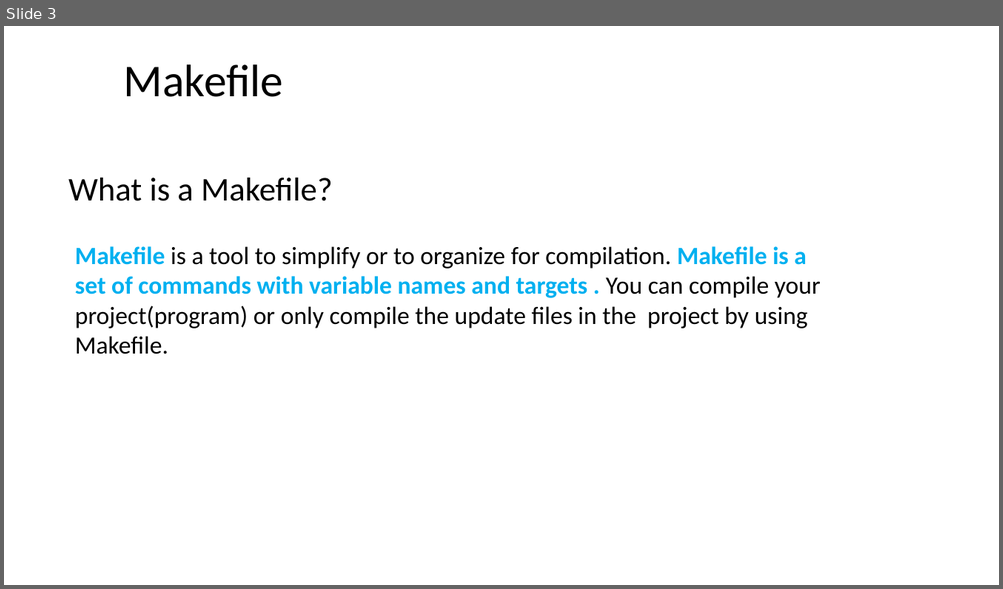
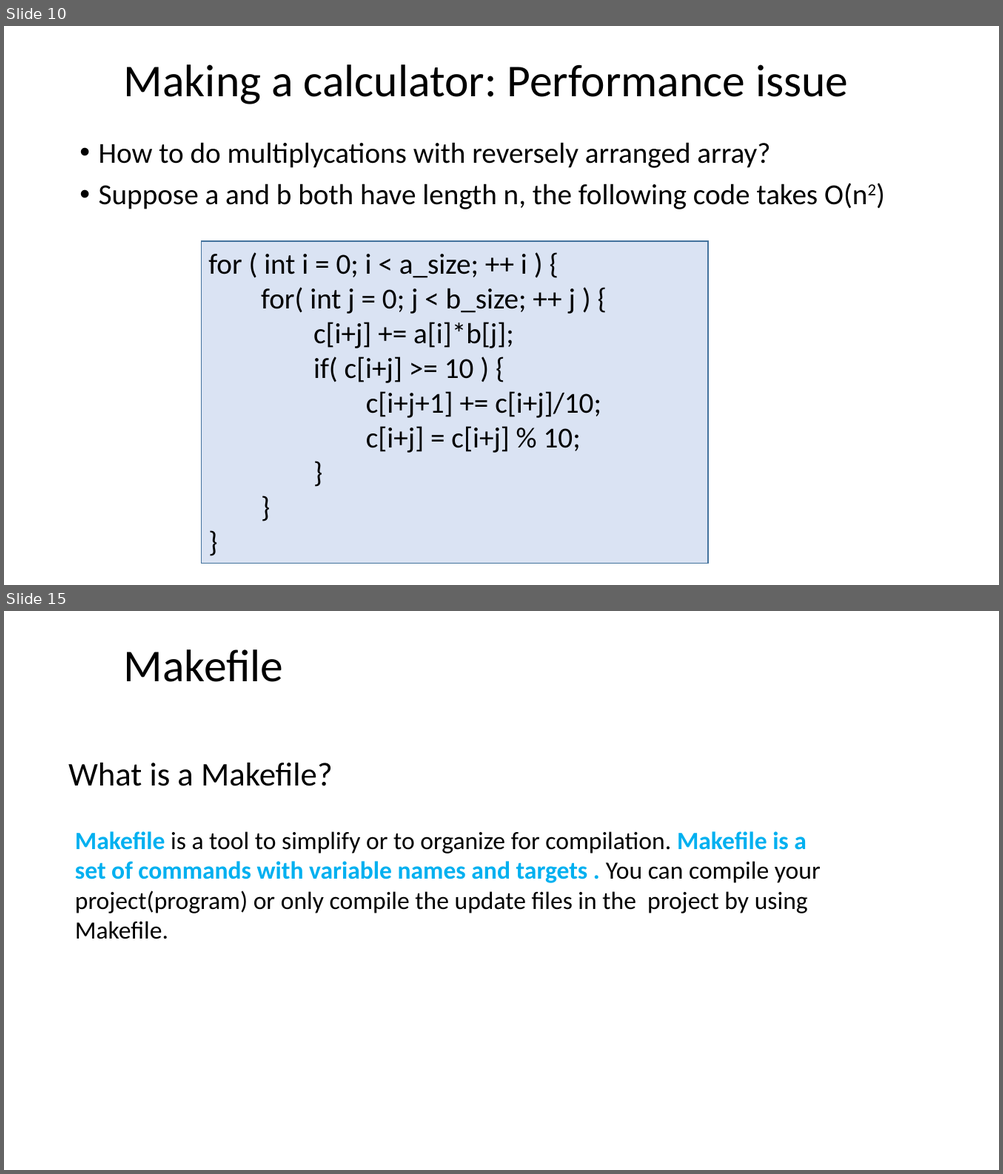
Before and after one commit to dayekuaipao/CPPLearning, a slide deck: week03/Lab03.pptx. Shown one above the other, each under a label of ours: slide 3 before the commit, slides 10 and 15 after it; the slides between them are not shown. The pictures are 1003x589 and 1003x1174 pixels, drawn with LibreOffice and Linux fonts; fonts in the diff are those of the drawing; background and template pictures are left out. Boxes give left, top, right and bottom in pixels: in the first picture for what was removed or moved away, otherwise in the second. Text is boxed around its words. In the diff, an @@ line names an element or a change of style, - is before the commit and + after.

```diff
--- a/week03/Lab03.pptx
+++ b/week03/Lab03.pptx
@@ slide 10 added at bbox=[4, 26, 999, 585], background #FFFFFF @@
@@ title added at bbox=[124, 64, 848, 104], 44 pt, text #000000 @@
+Making a calculator: Performance issue
@@ text added at bbox=[99, 142, 867, 210], 28 pt, text #000000 @@
+• How to do multiplycations with reversely arranged array?
+• Suppose a and b both have length n, the following code takes O(n2)
@@ rectangle added at bbox=[201, 241, 708, 564], fill #DAE3F3, outline #43739E 1 pt @@
@@ text added at bbox=[208, 254, 601, 453], 28 pt, text #000000 @@
+for ( int i = 0; i < a_size; ++ i ) {
+for( int j = 0; j < b_size; ++ j ) {
+c[i+j] += a[i]*b[j];
+if( c[i+j] >= 10 ) {
+c[i+j+1] += c[i+j]/10;
+c[i+j] = c[i+j] % 10;
+}
+}
+}
@@ what was slide 3 is now slide 15 @@
```
Also in this commit, not shown: 3 slides changed, 11 other slides added.
